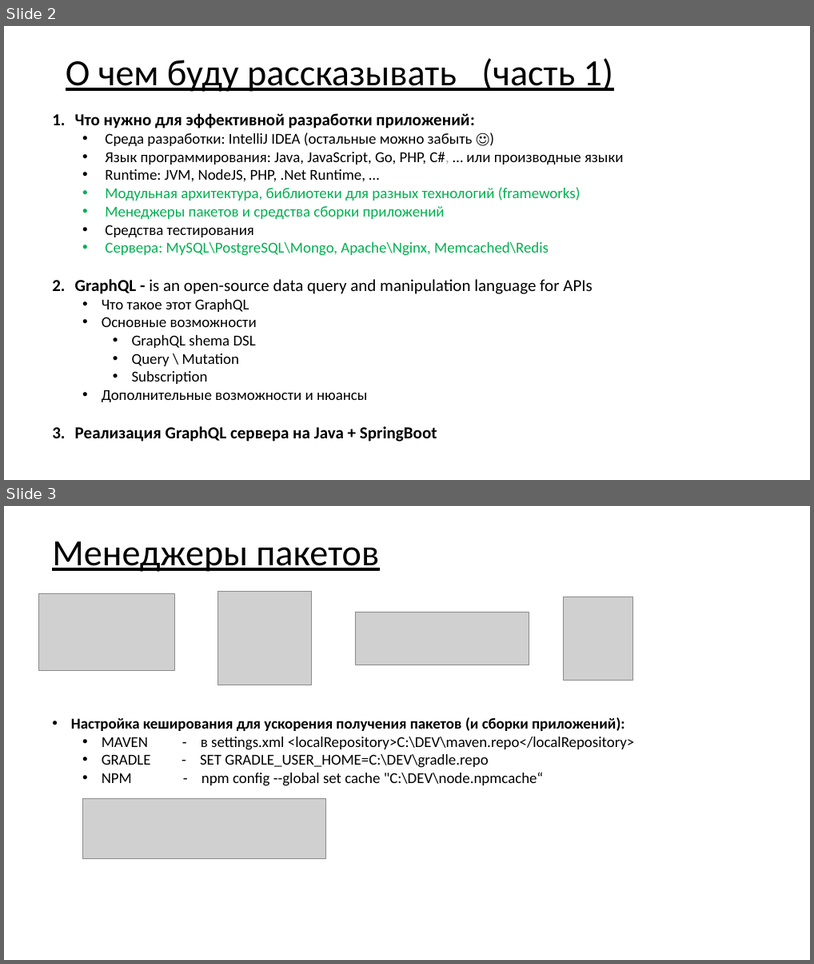
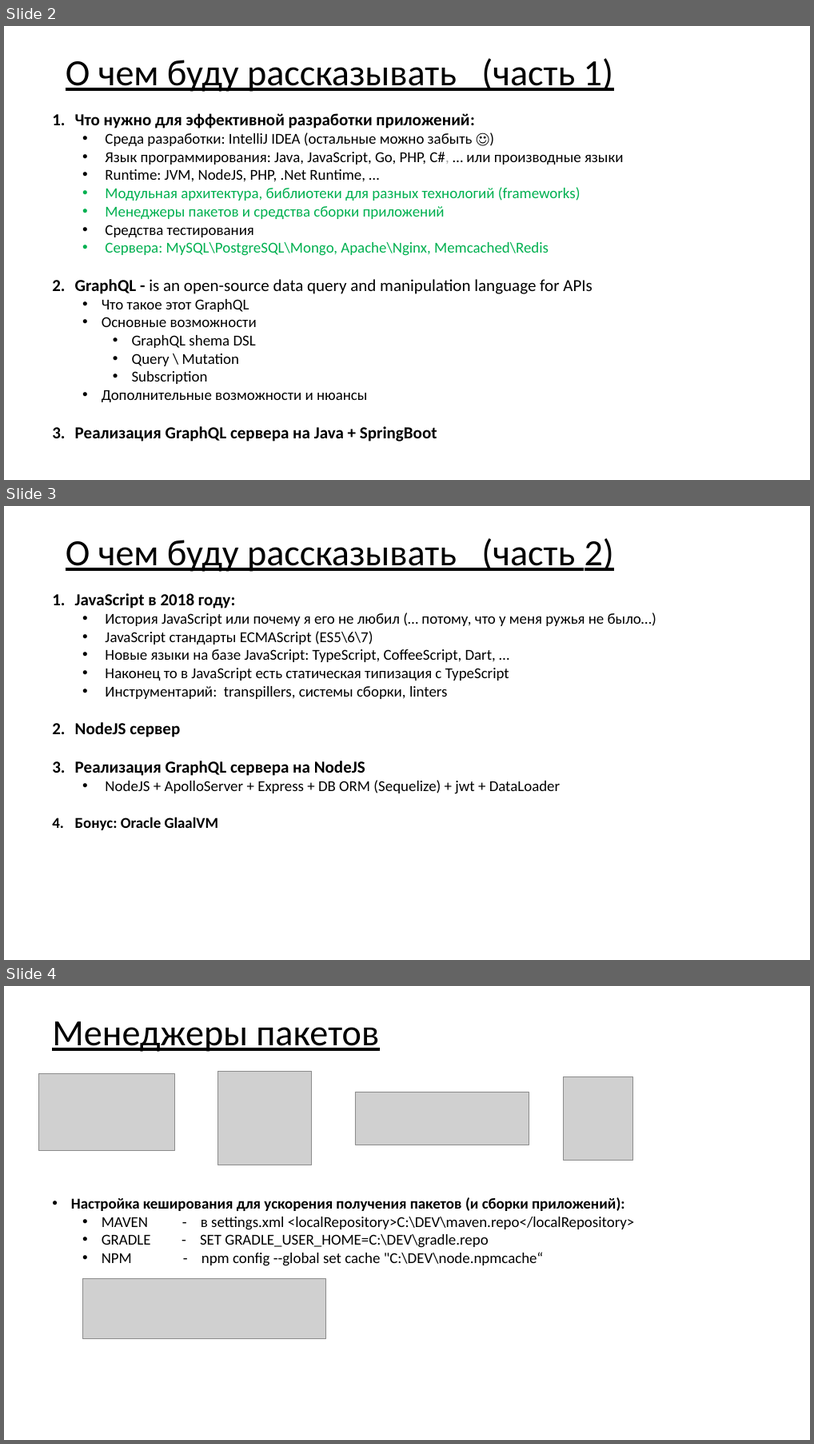
Before and after one commit to asbeseda/graphql-demo, a slide deck: graphql-spring-node.pptx. Shown one above the other, each under a label of ours: slides 2 and 3 before the commit, slides 2, 3 and 4 after it. The pictures are 814x964 and 814x1444 pixels, drawn with LibreOffice and Linux fonts; fonts in the diff are those of the drawing; grey boxes stand for pictures. Boxes give left, top, right and bottom in pixels: in the first picture for what was removed or moved away, otherwise in the second. Text is boxed around its words. In the diff, an @@ line names an element or a change of style, - is before the commit and + after.

```diff
--- a/graphql-spring-node.pptx
+++ b/graphql-spring-node.pptx
@@ slide 3 added at (4, 506, 810, 960), background #FFFFFF @@
@@ title added at (66, 538, 614, 572), 44 pt, text #000000, underline @@
+О чем буду рассказывать (часть 2)
@@ text added at (75, 593, 657, 830), 18 pt, text #000000 @@
+1. JavaScript в 2018 году:
+  • История JavaScript или почему я его не любил (… потому, что у меня ружья не было…)
+  • JavaScript стандарты ECMAScript (ES5\6\7)
+  • Новые языки на базе JavaScript: TypeScript, CoffeeScript, Dart, …
+  • Наконец то в JavaScript есть статическая типизация с TypeScript
+  • Инструментарий: transpillers, системы сборки, linters
+2. NodeJS сервер
+3. Реализация GraphQL сервера на NodeJS
+  • NodeJS + ApolloServer + Express + DB ORM (Sequelize) + jwt + DataLoader
+4. Бонус: Oracle GlaalVM
@@ what was slide 3 is now slide 4 @@
```
Also in this commit, not shown: 1 slide changed, 1 other slide added.
